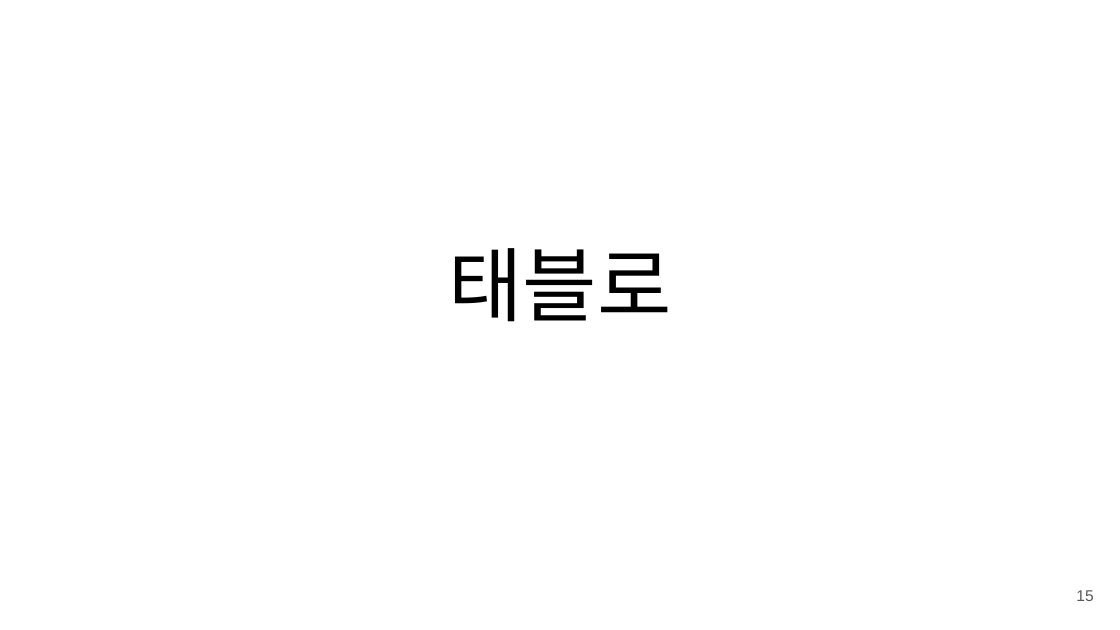
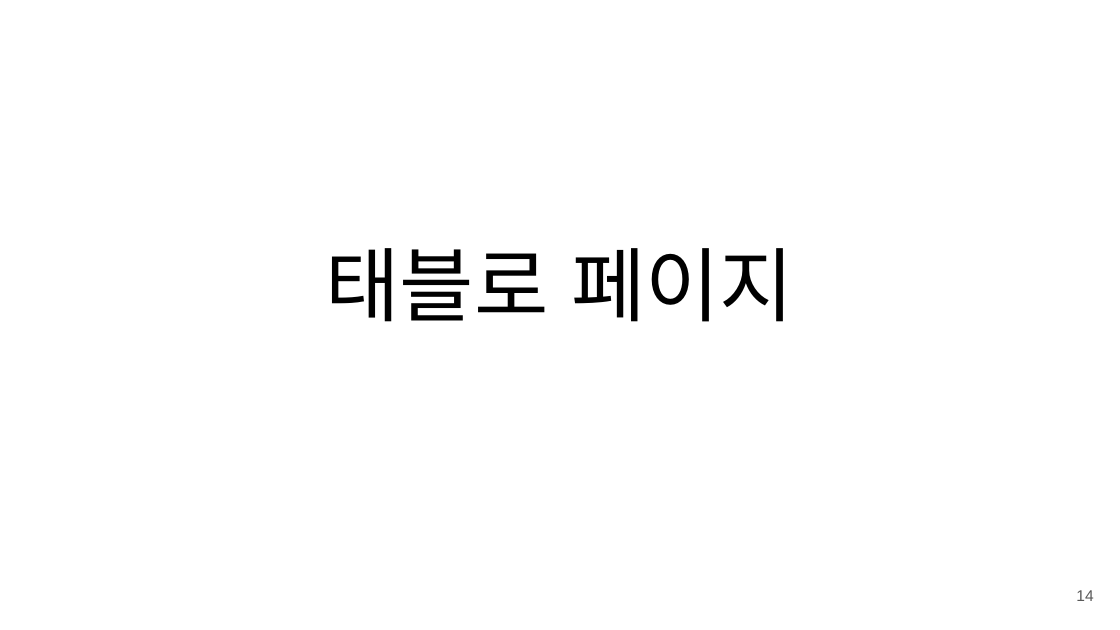
Before and after one commit to gentle-potato/21KDT-Project, a slide deck: slide 14 of 3. Final/Document/3. Wireframe.pptx (slide 15 before the commit). Drawn at 1120x630 pixels with LibreOffice and Linux fonts; fonts in the diff are those of the drawing. Boxes give left, top, right and bottom in pixels: in the first picture for what was removed or moved away, otherwise in the second. Text is boxed around its words. In the diff, an @@ line names an element or a change of style, - is before the commit and + after.

```diff
--- a/3. Final/Document/3. Wireframe.pptx
+++ b/3. Final/Document/3. Wireframe.pptx
@@ title at (326,248,794,322): text changed @@
-태블로
+태블로 페이지
@@ page number at (1076,590,1093,601): text changed @@
-15
+14
```
Also in this commit, not shown: 7 other slides changed, 1 slide removed, 1 other file.
